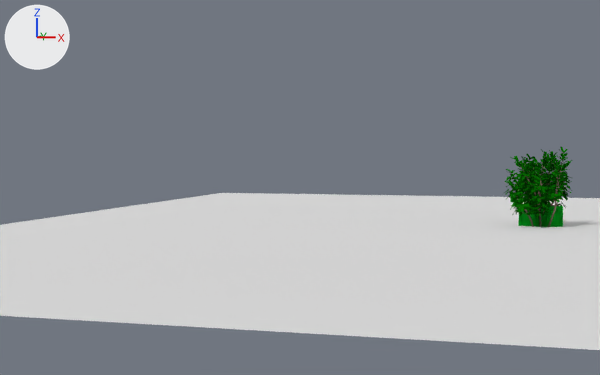
Two versions of the Blender file props/Plants.blend, one commit apart.
One viewpoint serves both versions: a 50 mm camera at (-0.42, -16.24, 1.43) aimed at (-4.73, 0.24, 0.66). Arrows for +X, +Y and +Z are at upper left; the lights stay in place.

Names of what the first picture shows: 'Bush1 Branches0', 'Bush1 Branches2', 'Bush1 Leaves0', 'Bush1 Leaves1', 'Bush1 Leaves2', 'Bush1 Leaves4', 'Bush1 Leaves5', 'Grass1 .022', 'Plane'.
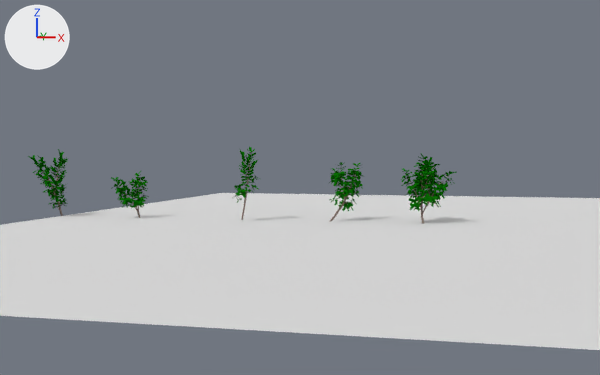
What differs and where, as boxes (x1, y1, x2, y2) in the pictures (600 x 375 px):
'Bush1 Branch5', added: after (401, 153, 457, 224)
'Bush1 Leaves1', hidden: before (510, 149, 561, 220)
'Bush1 Branch1', added: after (28, 149, 68, 216)
'Bush1 Branch4', added: after (329, 162, 363, 221)
'Bush1 Branch2', added: after (111, 171, 149, 218)
'Bush1 Leaves2', hidden: before (540, 147, 572, 208)
'Grass1 .022', hidden: before (518, 205, 563, 227)
'Bush1 Leaves0', hidden: before (504, 175, 539, 215)
'Bush1 Branch3', added: after (232, 147, 260, 220)
'Bush1 Leaves5', hidden: before (506, 153, 565, 213)
'Bush1 Leaves4', hidden: before (537, 164, 572, 208)
'Bush1 Branches2', hidden: before (548, 164, 562, 227)
'Bush1 Branches1', hidden: before (521, 167, 542, 227)
'Bush1 Branches0', hidden: before (516, 196, 534, 227)
'Bush1 Branches4', hidden: before (550, 187, 559, 206)
part 1 of me_plane_001, deleted: before (542, 152, 561, 175)

The change, as a list of edits to the scene's bpy script:
```text
Change me_plane_001:
    remove me_plane_001.from_pydata(...)  # 3576 vertices, 2071 faces; spans x -0.558..0.342, y -0.726..0.148, z 0.109..1.451
    add me_plane_001.from_pydata(...)  # 3150 vertices, 1819 faces; spans x -0.558..0.234, y -0.726..0.067, z 0.109..1.451
    me_plane_001 part 1: 36 loose pieces with 426 vertices, spanning x -0.009..0.342, y -0.218..0.148, z 0.905..1.387, are deleted
Change ob_bush1_leaves4:
    add ob_bush1_leaves4.parent = ob_bush1_branches4
    add ob_bush1_leaves4.hide_set(True)  # its collection is switched off
Change ob_bush1_leaves5:
    add ob_bush1_leaves5.parent = ob_bush1_branches5
    add ob_bush1_leaves5.hide_set(True)  # its collection is switched off
Change ob_bush1_leaves0:
    add ob_bush1_leaves0.parent = ob_bush1_branches0
    add ob_bush1_leaves0.hide_set(True)  # its collection is switched off
Change ob_bush1_branches0:
    ob_bush1_branches0.location: (0.0, 0.0, 0.0) -> (-8.0, 0.0, 0.01)
    add ob_bush1_branches0.hide_set(True)  # its collection is switched off
Change ob_bush1_branches4:
    ob_bush1_branches4.location: (0.0, 0.0, 0.0) -> (-4.0, 0.0, 0.01)
    add ob_bush1_branches4.hide_set(True)  # its collection is switched off
Change ob_bush1_branches2:
    ob_bush1_branches2.location: (0.0, 0.0, 0.0) -> (-6.0, 0.0, 0.01)
    add ob_bush1_branches2.hide_set(True)  # its collection is switched off
Change ob_bush1_leaves1:
    add ob_bush1_leaves1.parent = ob_bush1_branches1
    add ob_bush1_leaves1.hide_set(True)  # its collection is switched off
Change ob_bush1_branches1:
    ob_bush1_branches1.location: (0.0, 0.0, 0.0) -> (-10.0, 0.0, 0.01)
    add ob_bush1_branches1.hide_set(True)  # its collection is switched off
Change ob_bush1_branches5:
    ob_bush1_branches5.location: (0.0, 0.0, 0.0) -> (-2.0, 0.0, 0.01)
    add ob_bush1_branches5.hide_set(True)  # its collection is switched off
Change ob_bush1_leaves2:
    add ob_bush1_leaves2.parent = ob_bush1_branches2
    add ob_bush1_leaves2.hide_set(True)  # its collection is switched off
Change ob_grass1__022:
    add ob_grass1__022.hide_set(True)  # its collection is switched off
Add ob_bush1_branch5:
    ob_bush1_branch5 = bpy.data.objects.new('Bush1 Branch5', me_cylinder_002_1)  # 5364 vertices, 3163 faces, 12 loose edges; spans x -0.65..0.44, y -0.21..1.07, z -0.002..1.364; in mat_branch (brown #816f64), mat_bush1_leaves (its picture is missing)
    ob_bush1_branch5.location = (-2.0, 0.0, 0.0)
Add ob_bush1_branch1:
    ob_bush1_branch1 = bpy.data.objects.new('Bush1 Branch1', me_cylinder_000_1)  # 3402 vertices, 2038 faces; spans x -0.558..0.234, y -0.726..0.067, z -0.002..1.451; in mat_branch (brown #816f64), mat_bush1_leaves (its picture is missing)
    ob_bush1_branch1.location = (-10.0, 0.0, 0.0)
Add ob_bush1_branch3:
    ob_bush1_branch3 = bpy.data.objects.new('Bush1 Branch3', me_cylinder_001_1)  # 1572 vertices, 945 faces; spans x -0.02..0.54, y -0.52..0.0, z -0.02..1.5; in mat_branch (brown #816f64), mat_bush1_leaves (its picture is missing)
    ob_bush1_branch3.location = (-6.0, 0.0, 0.0)
Add ob_bush1_branch4:
    ob_bush1_branch4 = bpy.data.objects.new('Bush1 Branch4', me_cylinder_005_1)  # 2736 vertices, 1650 faces; spans x -0.15..0.585, y -0.047..0.62, z -0.03..1.199; in mat_branch (brown #816f64), mat_bush1_leaves (its picture is missing)
    ob_bush1_branch4.location = (-4.0, 0.0, 0.0)
Add ob_bush1_branch2:
    ob_bush1_branch2 = bpy.data.objects.new('Bush1 Branch2', me_cylinder_006_1)  # 2166 vertices, 1282 faces; spans x -0.692..0.013, y -0.479..0.201, z -0.029..0.994; in mat_branch (brown #816f64), mat_bush1_leaves (its picture is missing)
    ob_bush1_branch2.location = (-8.0, 0.0, 0.0)
```
